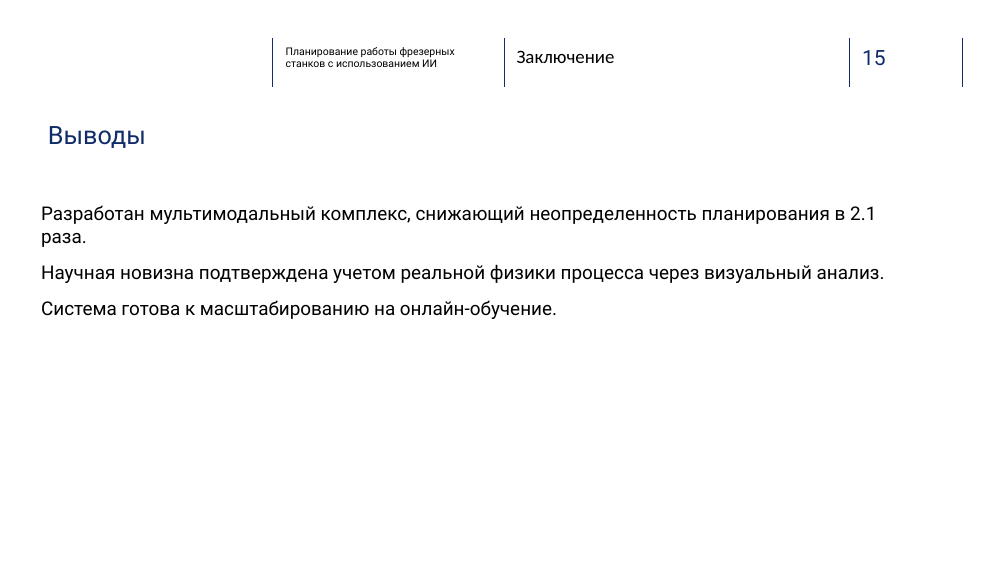
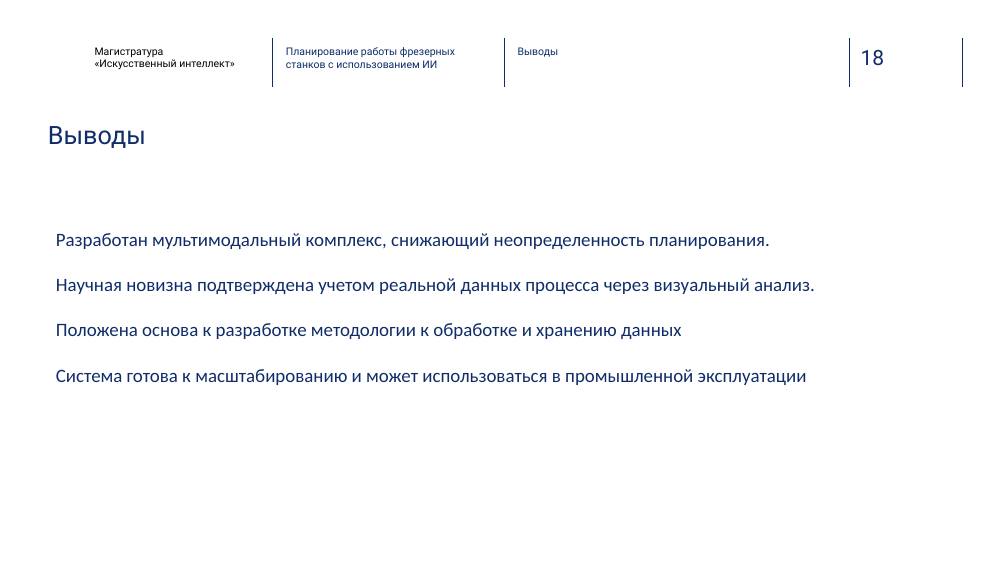
Before and after one commit to wizardkpb80/vkr, a slide deck: slide 18 of docs/ВКР_Дацюк.pptx (slide 15 before the commit). Drawn at 1008x567 pixels with LibreOffice and Linux fonts; fonts in the diff are those of the drawing; background and template pictures are left out. Boxes give left, top, right and bottom in pixels: in the first picture for what was removed or moved away, otherwise in the second. Text is boxed around its words. In the diff, an @@ line names an element or a change of style, - is before the commit and + after.

```diff
--- a/docs/ВКР_Дацюк.pptx
+++ b/docs/ВКР_Дацюк.pptx
@@ text added at (95,47,234,69), 10 pt, text #000000 @@
+Магистратура
+«Искусственный интеллект»
@@ text "Планирование работы фрезерных станков с ..." at (286,47,455,68): text colour #000000 to #0E2D69 @@
@@ text removed at (517,50,615,63) @@
-Заключение
@@ text added at (518,47,559,57), 10 pt, text #0E2D69 @@
+Выводы
@@ page number added at (861,50,885,66), 20 pt, text #102D69 @@
+18
@@ text removed at (862,50,886,66) @@
-15
@@ text at (56,233,815,385): text changed; font Roboto to Calibri; text colour #000000 to #102D69 @@
-Разработан мультимодальный комплекс, снижающий неопределенность планирования в 2.1 раза.
-Научная новизна подтверждена учетом реальной физики процесса через визуальный анализ.
-Система готова к масштабированию на онлайн-обучение.
+Разработан мультимодальный комплекс, снижающий неопределенность планирования.
+Научная новизна подтверждена учетом реальной данных процесса через визуальный анализ.
+Положена основа к разработке методологии к обработке и хранению данных
+Система готова к масштабированию и может использоваться в промышленной эксплуатации
```
Also in this commit, not shown: 5 other slides changed, 13 slides added, 11 slides removed, 3 other files.
